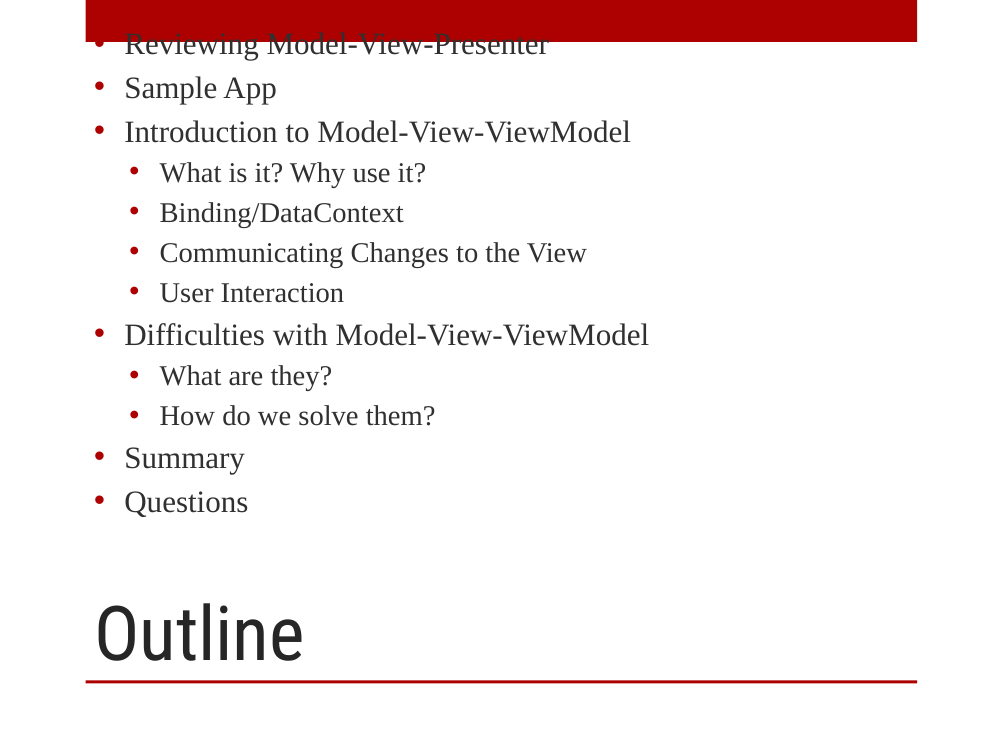
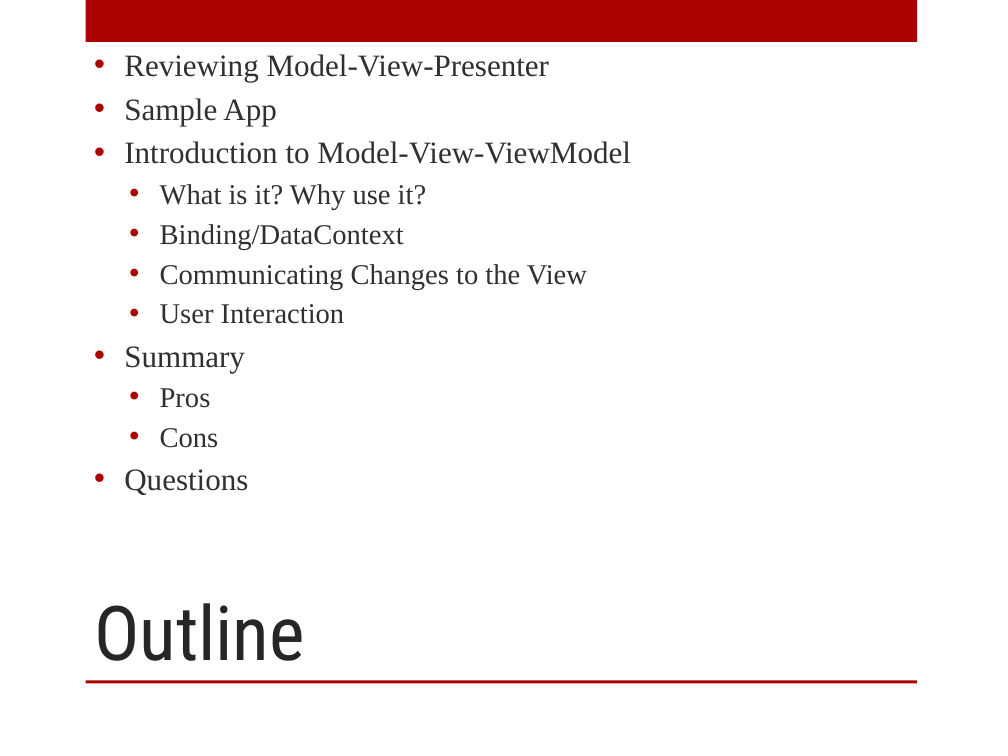
Before and after one commit to arcresources/MVPtoMVVM, a slide deck: slide 2 of docs/MVP to MVVM.pptx. Drawn at 1008x756 pixels with LibreOffice and Linux fonts; fonts in the diff are those of the drawing; background and template pictures are left out. Boxes give left, top, right and bottom in pixels: in the first picture for what was removed or moved away, otherwise in the second. Text is boxed around its words. In the diff, an @@ line names an element or a change of style, - is before the commit and + after.

```diff
--- a/docs/MVP to MVVM.pptx
+++ b/docs/MVP to MVVM.pptx
@@ text at [124, 323, 649, 426]: paragraphs removed @@
-• Difficulties with Model-View-ViewModel
-  • What are they?
-  • How do we solve them?
@@ text at [160, 388, 219, 448]: paragraphs added @@
+  • Pros
+  • Cons
```
Also in this commit, not shown: 6 other slides changed, 2 slides added, 1 slide removed, 2 other files.
